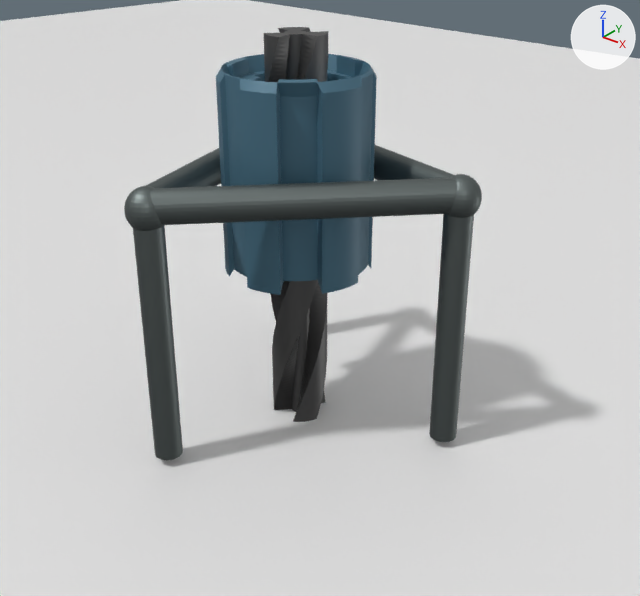
A saved change to the Blender file obj.blend.
Both versions are drawn from a camera (50 mm lens) standing at (7.7, -8.71, 5.23) and looking at (2.29, -1.95, 1.04). The axes (+X, +Y, +Z) are drawn at upper right. The lights are the same throughout.
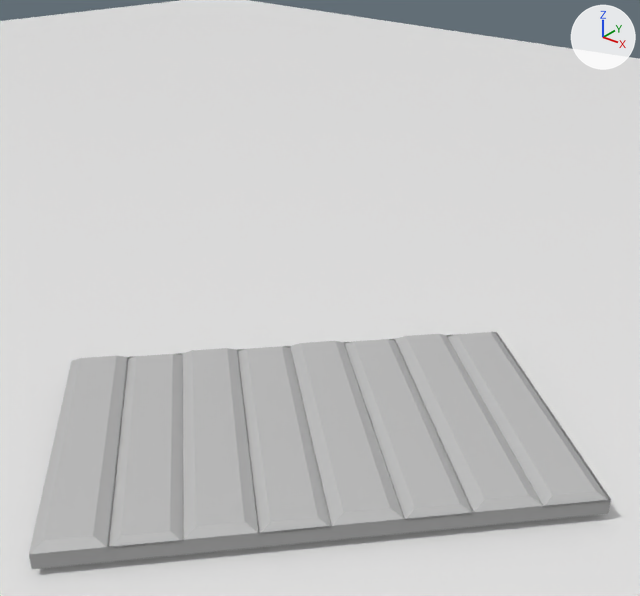
The newer file is also turned or shifted as a whole; pictures and numbers use the older file's frame.

Changed parts and their boxes (x1, y1, x2, y2) in the pictures (640 x 596 px):
'Cube', added
    after: (29, 332, 611, 569)
'Motor', deleted
    before: (216, 54, 377, 295)
'Cylinder.012', deleted
    before: (150, 178, 457, 225)
'Drill', deleted
    before: (264, 27, 328, 422)
'Cylinder.009', deleted
    before: (133, 226, 183, 460)
'Cylinder.010', deleted
    before: (429, 214, 474, 442)
'Cylinder.014', deleted
    before: (374, 145, 454, 180)
'Cylinder.013', deleted
    before: (146, 148, 221, 188)
'Sphere.002', deleted
    before: (124, 186, 164, 231)
'Sphere.001', deleted
    before: (447, 174, 482, 218)

The change, as a diff of the scene's bpy script:
```diff
--- a/obj.blend.py
+++ b/obj.blend.py
@@ mat_metal_001 @@
+mat_metal_001 = principled_material('Metal.001')
+mat_metal_001.base_color = (0.56, 0.56, 0.56)  # light grey #c5c5c5
+mat_metal_001.metallic = 0.16
@@ me_cube_003 @@
+me_cube_003.from_pydata(...)  # 100 vertices, 98 faces; spans x -1.74..1.74, y -1.8..1.8, z -0.09..0.17
+me_cube_003.materials.append(mat_metal_001)  # light grey #c5c5c5
@@ ob_cylinder_009 @@
-ob_cylinder_009 = bpy.data.objects.new('Cylinder.009', me_cylinder_010)
-ob_cylinder_009.location = (1.21, -3.33, 0.76)
-ob_cylinder_009.scale = (0.733, 0.733, 0.737)
@@ ob_cylinder_010 @@
-ob_cylinder_010 = bpy.data.objects.new('Cylinder.010', me_cylinder_011)
-ob_cylinder_010.location = (3.43, -1.09, 0.76)
-ob_cylinder_010.scale = (0.733, 0.733, 0.737)
@@ ob_cylinder_012 @@
-ob_cylinder_012 = bpy.data.objects.new('Cylinder.012', me_cylinder_013)
-ob_cylinder_012.location = (2.32, -2.26, 2.23)
-ob_cylinder_012.rotation_euler = (0.787, -1.571, 0.0)  # degrees (45, -90, 0)
-ob_cylinder_012.scale = (0.87, 0.733, 0.806)
@@ ob_cylinder_013 @@
-ob_cylinder_013 = bpy.data.objects.new('Cylinder.013', me_cylinder_014)
-ob_cylinder_013.location = (0.78, -1.75, 2.23)
-ob_cylinder_013.rotation_euler = (1.826, -1.571, 0.0)  # degrees (105, -90, 0)
-ob_cylinder_013.scale = (0.87, 0.733, 0.81)
@@ ob_cylinder_014 @@
-ob_cylinder_014 = bpy.data.objects.new('Cylinder.014', me_cylinder_015)
-ob_cylinder_014.location = (1.94, -0.65, 2.22)
-ob_cylinder_014.rotation_euler = (2.845, -1.571, 0.0)  # degrees (163, -90, 0)
-ob_cylinder_014.scale = (0.87, 0.733, 0.826)
@@ ob_sphere_001 @@
-ob_sphere_001 = bpy.data.objects.new('Sphere.001', me_sphere_001)
-ob_sphere_001.location = (3.44, -1.09, 2.2)
-ob_sphere_001.scale = (0.733, 0.733, 0.87)
@@ ob_sphere_002 @@
-ob_sphere_002 = bpy.data.objects.new('Sphere.002', me_sphere_002)
-ob_sphere_002.location = (1.21, -3.33, 2.2)
-ob_sphere_002.scale = (0.733, 0.733, 0.87)
@@ ob_drill @@
-ob_drill = bpy.data.objects.new('Drill', me_cylinder_020)
-ob_drill.location = (1.67, -1.57, 0.94)
-ob_drill.rotation_euler = (0.0, 0.0, -0.125)  # degrees (0, 0, -7.2)
@@ ob_motor @@
-ob_motor = bpy.data.objects.new('Motor', me_cylinder_021)
-ob_motor.location = (1.67, -1.57, 2.28)
-ob_motor.rotation_euler = (0.0, 0.0, -0.125)  # degrees (0, 0, -7.2)
-ob_motor.scale = (1.0, 1.0, 1.54)
@@ ob_cube @@
+ob_cube = bpy.data.objects.new('Cube', me_cube_003)
+ob_cube.location = (2.21, -2.07, -0.62)
+ob_cube.rotation_euler = (0.0, 0.0, -0.755)  # degrees (0, 0, -43)
+ob_cube.scale = (1.05, 1.59, 1.0)
```
